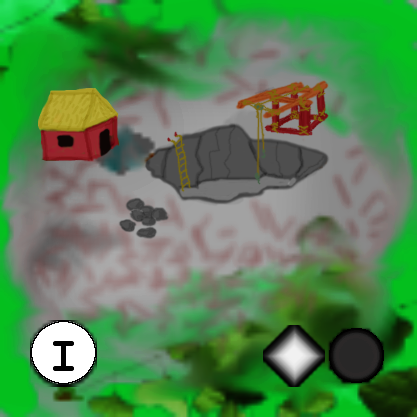
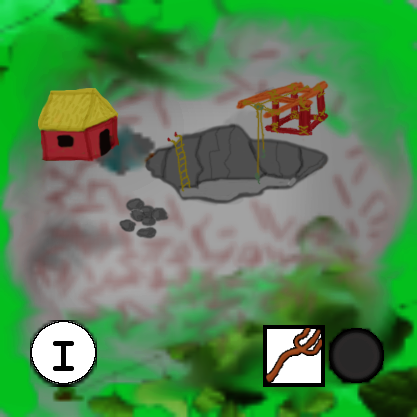
Comparing the layer stacks of the two 417×417 images. Changes:
added layer "Icono T1 Leva.png" above "Icono Guardian.png" over [263, 325, 325, 387]
